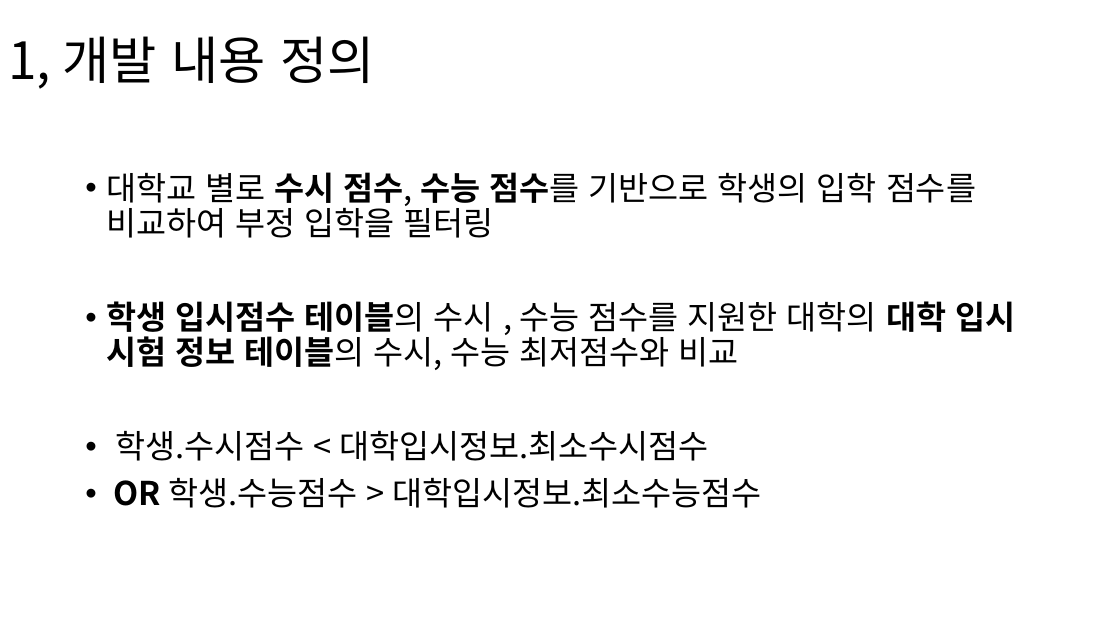
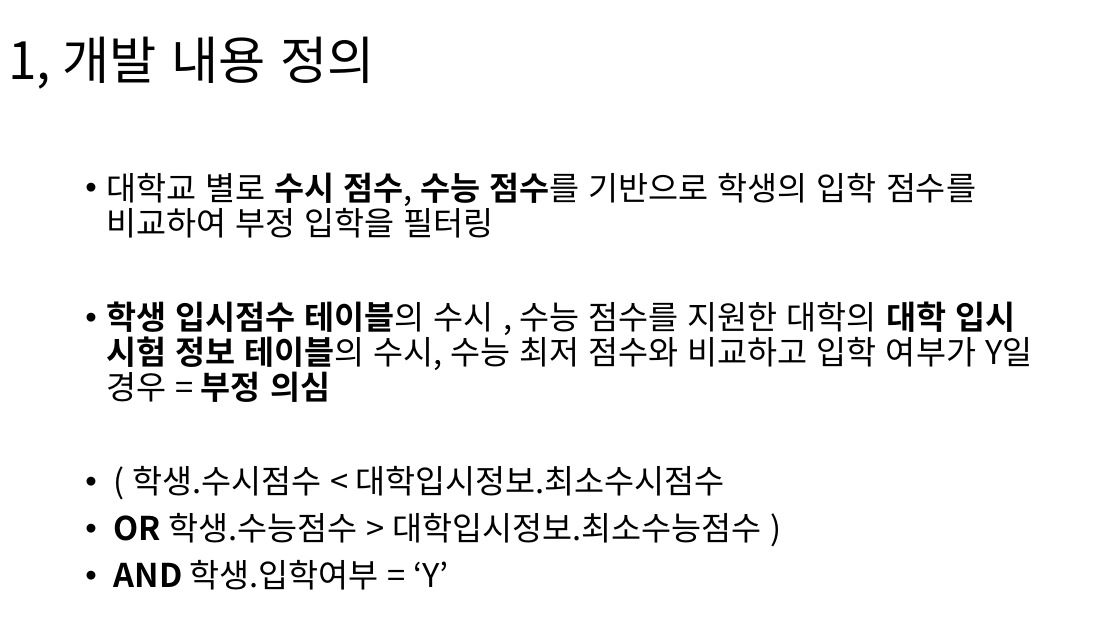
Before and after one commit to juhwanHeo/webFramework2021, a slide deck: slide 2 of project/ppt/웹프레임워크_프로젝트_ppt_20185304_허주환.pptx. Drawn at 1120x630 pixels with LibreOffice and Linux fonts; fonts in the diff are those of the drawing. Boxes give left, top, right and bottom in pixels: in the first picture for what was removed or moved away, otherwise in the second. Text is boxed around its words. In the diff, an @@ line names an element or a change of style, - is before the commit and + after.

Commit message:
21.12.20 - 1 (mac)
# DO
1, 부정입학 필터 쿼리 수정
2, ppt 최종 수정

```diff
--- a/project/ppt/웹프레임워크_프로젝트_ppt_20185304_허주환.pptx
+++ b/project/ppt/웹프레임워크_프로젝트_ppt_20185304_허주환.pptx
@@ text at (106, 301, 1032, 590): text changed @@
-• 학생 입시점수 테이블의 수시 , 수능 점수를 지원한 대학의 대학 입시 시험 정보 테이블의 수시, 수능 최저점수와 비교
-• 학생.수시점수 < 대학입시정보.최소수시점수
-• OR 학생.수능점수 > 대학입시정보.최소수능점수
+• 학생 입시점수 테이블의 수시 , 수능 점수를 지원한 대학의 대학 입시 시험 정보 테이블의 수시, 수능 최저 점수와 비교하고 입학 여부가 Y일 경우 = 부정 의심
+• ( 학생.수시점수 < 대학입시정보.최소수시점수
+• OR 학생.수능점수 > 대학입시정보.최소수능점수 )
+• AND 학생.입학여부 = ‘Y’
```
Also in this commit, not shown: 1 other slide changed, 4 other files.
